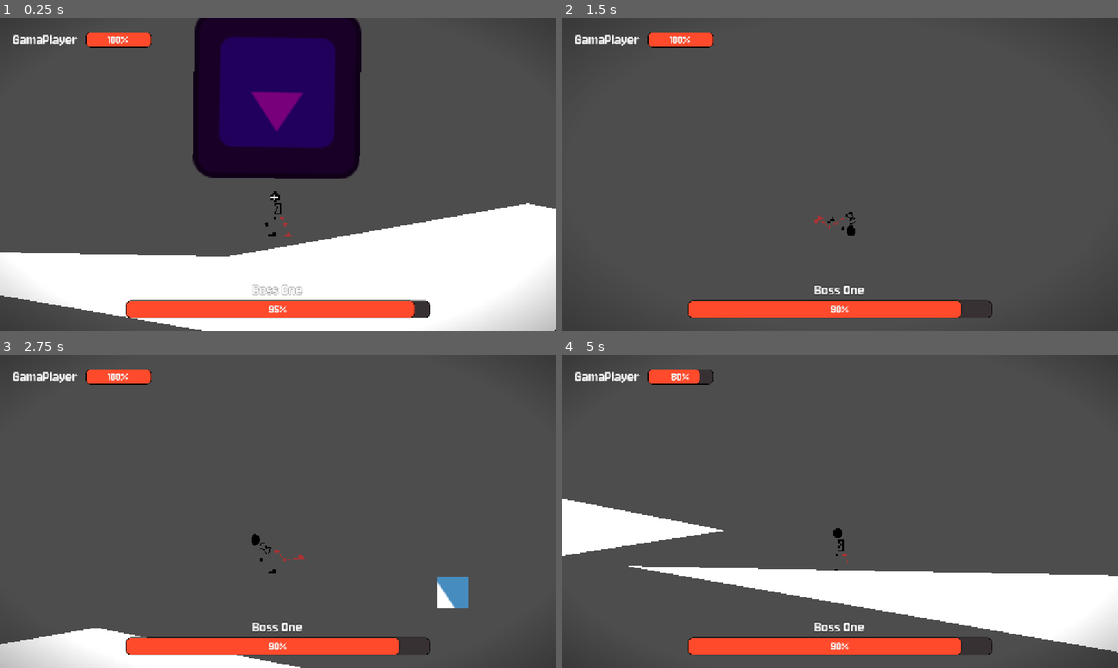
Above: before the commit, frames 1-4 (two rows, left to right).
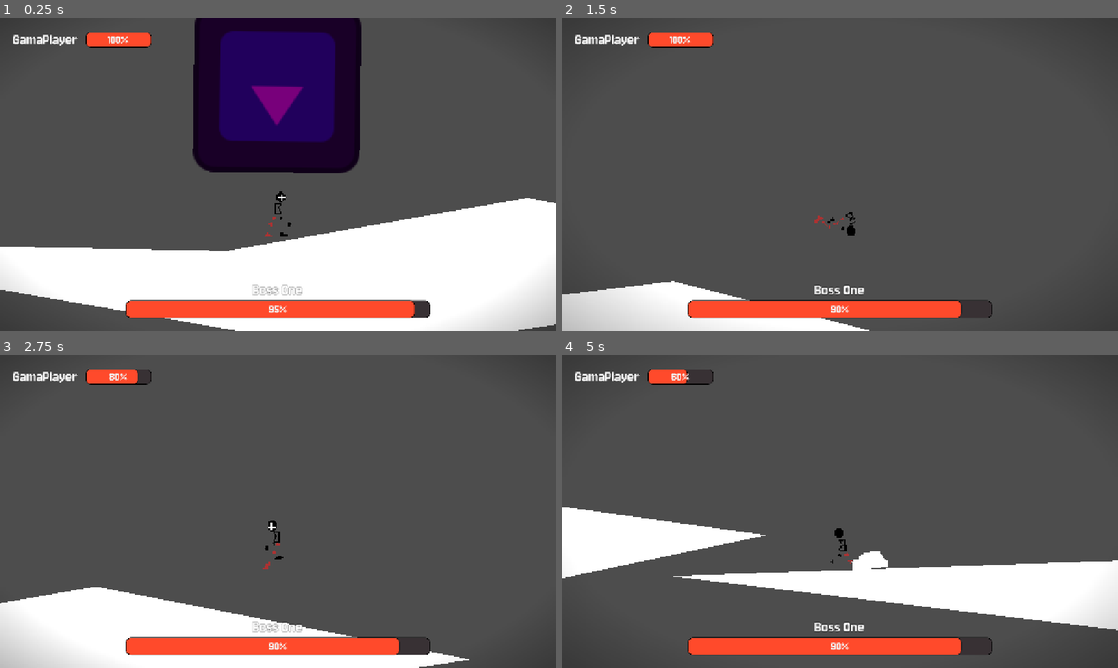
Above: after the commit, the same moments.

Repository: Jeremy-81/GamaBanda
Game: Godot game, scene res://scenes/boss_fight.tscn
Two runs of this game, one before a commit and one after it. Both use one fixed random seed, a clock stepped at 60 frames per second and the inputs below. The engine's default icon, where the game draws it, is replaced by a stand-in: a white triangle on a blue panel in a dark square.
Inputs:
- Up to frame 1 (0.25 s): no input
- Up to frame 2 (1.5 s): hold Space (jump) 0.53-1.28 s; hold D (go_right) from 0.53 s (still down); tap Shift (dash) at 1.35 s
- Up to frame 3 (2.75 s): tap Space (jump) at 1.52, 1.55, 1.82 s; release D (go_right) at 2.03 s; hold A (go_left) from 2.03 s (still down); hold Space (jump) from 2.03 s (still down)
- Up to frame 4 (5 s): release A (go_left) at 2.78 s; release Space (jump) at 2.78 s; hold D (go_right) 2.78-4.28 s; tap Shift (dash) at 2.85, 4.35 s; tap Space (jump) at 3.02, 3.05, 3.32, 4.52, 4.55, 4.82 s; hold Space (jump) 3.53-4.28 s; hold A (go_left) from 4.28 s (still down)

The runs differ from the first frame. In frame 1, 4.5% of the frame differs, in the area x 0-100%, y 0-100%; in frame 2, 4.6%; in frame 3, 8.3%, in the area x 0-85%, y 4-100%; in frame 4, 6.9%.

Commit message:
Added fall animation

Diff:
--- a/scenes/objects/hitbox/hitbox.gd
+++ b/scenes/objects/hitbox/hitbox.gd
@@ -1,3 +1,4 @@
+class_name Hitbox
 extends Area2D
 
 @export var entity: Node
--- /dev/null
+++ b/scenes/objects/hurtbox/hurtbox.gd
@@ -0,0 +1,25 @@
+extends Area2D
+
+@export var entity : Node;
+@export var damage : float;
+@export var hit_on_touch : bool = false;
+@export var is_player : bool = false;
+
+func _init():
+	if hit_on_touch:
+		#area_entered.connect(_hit_on_touch);
+		pass;
+	if is_player:
+		set_collision_layer_value(1, true);
+		set_collision_layer_value(1, true);
+	pass;
+
+#func deal_damage(damagable : Hitbox) -> void:
+	#if entity.has_method("take_damage"):
+		#entity.take_damage(amount);
+	#else:
+	#	push_error("No take_damage method in the called entity")
+
+#func _hit_on_touch():
+#	deal_damage
+#	pass;
--- /dev/null
+++ b/scenes/objects/hurtbox/hurtbox.tscn
@@ -0,0 +1,8 @@
+[gd_scene format=3 uid="uid://d2yx60hb2b6t"]
+
+[ext_resource type="Script" uid="uid://ct2ao5y04qtji" path="res://scenes/objects/hurtbox/hurtbox.gd" id="1_ufm6k"]
+
+[node name="Hurtbox" type="Area2D" unique_id=561438575]
+script = ExtResource("1_ufm6k")
+
+[node name="CollisionShape2D" type="CollisionShape2D" parent="." unique_id=599962975]
--- a/scenes/objects/player/player.gd
+++ b/scenes/objects/player/player.gd
@@ -15,7 +15,7 @@
 var has_jumped : bool = false;
 var in_coyote_time : bool = false;
 
-var gravity : float = 1800.0;
+var gravity : float = 2200.0;
 var jump_speed : float = 1200.0;
 
 var h_direction : float = 0.0;
--- a/scenes/objects/player/player.tscn
+++ b/scenes/objects/player/player.tscn
@@ -4,7 +4,9 @@
 [ext_resource type="Texture2D" uid="uid://dr0qawuq7wi86" path="res://assets/player/jump-Sheet 80x80.png" id="2_0a575"]
 [ext_resource type="Texture2D" uid="uid://c62574nyu5pg2" path="res://assets/player/roll-dash-Sheet 80x80.png" id="2_nkbs0"]
 [ext_resource type="PackedScene" uid="uid://v03j4dmf32so" path="res://scenes/objects/hitbox/hitbox.tscn" id="3_0a575"]
+[ext_resource type="Texture2D" uid="uid://0i4vxouppdl6" path="res://assets/player/speed-fall-Sheet 80x80.png" id="4_io36v"]
 [ext_resource type="Texture2D" uid="uid://bjhocqn3kj700" path="res://assets/player/run-Sheet 80x80.png" id="4_wim6f"]
+[ext_resource type="PackedScene" uid="uid://d2yx60hb2b6t" path="res://scenes/objects/hurtbox/hurtbox.tscn" id="5_gmdvr"]
 
 [sub_resource type="AtlasTexture" id="AtlasTexture_g65c7"]
 atlas = ExtResource("2_nkbs0")
@@ -45,6 +47,38 @@
 [sub_resource type="AtlasTexture" id="AtlasTexture_5t4rm"]
 atlas = ExtResource("2_0a575")
 region = Rect2(80, 0, 80, 80)
+
+[sub_resource type="AtlasTexture" id="AtlasTexture_p6mts"]
+atlas = ExtResource("4_io36v")
+region = Rect2(0, 0, 80, 80)
+
+[sub_resource type="AtlasTexture" id="AtlasTexture_obp0u"]
+atlas = ExtResource("4_io36v")
+region = Rect2(80, 0, 80, 80)
+
+[sub_resource type="AtlasTexture" id="AtlasTexture_w3xsa"]
+atlas = ExtResource("4_io36v")
+region = Rect2(160, 0, 80, 80)
+
+[sub_resource type="AtlasTexture" id="AtlasTexture_l4xa5"]
+atlas = ExtResource("4_io36v")
+region = Rect2(240, 0, 80, 80)
+
+[sub_resource type="AtlasTexture" id="AtlasTexture_7ovy6"]
+atlas = ExtResource("4_io36v")
+region = Rect2(320, 0, 80, 80)
+
+[sub_resource type="AtlasTexture" id="AtlasTexture_51wug"]
+atlas = ExtResource("4_io36v")
+region = Rect2(400, 0, 80, 80)
+
+[sub_resource type="AtlasTexture" id="AtlasTexture_j0ia0"]
+atlas = ExtResource("4_io36v")
+region = Rect2(480, 0, 80, 80)
+
+[sub_resource type="AtlasTexture" id="AtlasTexture_3o2k0"]
+atlas = ExtResource("2_0a575")
+region = Rect2(560, 0, 80, 80)
 
 [sub_resource type="AtlasTexture" id="AtlasTexture_nkbs0"]
 atlas = ExtResource("2_0a575")
@@ -157,6 +191,45 @@
 "speed": 1.0
 }, {
 "frames": [{
+"duration": 1.0,
+"texture": SubResource("AtlasTexture_p6mts")
+}, {
+"duration": 0.5,
+"texture": SubResource("AtlasTexture_obp0u")
+}, {
+"duration": 1.0,
+"texture": SubResource("AtlasTexture_w3xsa")
+}],
+"loop": true,
+"name": &"fall_impulse",
+"speed": 12.0
+}, {
+"frames": [{
+"duration": 1.0,
+"texture": SubResource("AtlasTexture_l4xa5")
+}, {
+"duration": 1.0,
+"texture": SubResource("AtlasTexture_7ovy6")
+}, {
+"duration": 1.0,
+"texture": SubResource("AtlasTexture_51wug")
+}, {
+"duration": 1.0,
+"texture": SubResource("AtlasTexture_j0ia0")
+}],
+"loop": true,
+"name": &"falling_fast",
+"speed": 12.0
+}, {
+"frames": [{
+"duration": 1.0,
+"texture": SubResource("AtlasTexture_3o2k0")
+}],
+"loop": true,
+"name": &"falling_normal",
+"speed": 12.0
+}, {
+"frames": [{
 "duration": 0.2,
 "texture": SubResource("AtlasTexture_nkbs0")
 }, {
@@ -180,19 +253,24 @@
 }, {
 "duration": 1.0,
 "texture": SubResource("AtlasTexture_vwou5")
-}, {
-"duration": 1.0,
-"texture": SubResource("AtlasTexture_qfccq")
-}, {
-"duration": 1.0,
-"texture": SubResource("AtlasTexture_ejlqc")
-}, {
-"duration": 1.0,
-"texture": SubResource("AtlasTexture_rp72t")
 }],
 "loop": true,
 "name": &"jump",
 "speed": 12.0
+}, {
+"frames": [{
+"duration": 0.6,
+"texture": SubResource("AtlasTexture_qfccq")
+}, {
+"duration": 0.8,
+"texture": SubResource("AtlasTexture_ejlqc")
+}, {
+"duration": 1.0,
+"texture": SubResource("AtlasTexture_rp72t")
+}],
+"loop": true,
+"name": &"land",
+"speed": 6.0
 }, {
 "frames": [{
 "duration": 1.0,
@@ -264,6 +342,18 @@
 "update": 1,
 "values": [false]
 }
+tracks/1/type = "value"
+tracks/1/imported = false
+tracks/1/enabled = true
+tracks/1/path = NodePath("AnimatedSprite:animation")
+tracks/1/interp = 1
+tracks/1/loop_wrap = true
+tracks/1/keys = {
+"times": PackedFloat32Array(0),
+"transitions": PackedFloat32Array(1),
+"update": 1,
+"values": [&"run"]
+}
 
 [sub_resource type="Animation" id="Animation_dvfu2"]
 resource_name = "dash"
@@ -281,6 +371,52 @@
 "values": [&"dash"]
 }
 
+[sub_resource type="Animation" id="Animation_qfccq"]
+resource_name = "fall_impulse"
+length = 0.2083
+tracks/0/type = "value"
+tracks/0/imported = false
+tracks/0/enabled = true
+tracks/0/path = NodePath("AnimatedSprite:animation")
+tracks/0/interp = 1
+tracks/0/loop_wrap = true
+tracks/0/keys = {
+"times": PackedFloat32Array(0),
+"transitions": PackedFloat32Array(1),
+"update": 1,
+"values": [&"fall_impulse"]
+}
+
+[sub_resource type="Animation" id="Animation_ejlqc"]
+resource_name = "falling_fast"
+tracks/0/type = "value"
+tracks/0/imported = false
+tracks/0/enabled = true
+tracks/0/path = NodePath("AnimatedSprite:animation")
+tracks/0/interp = 1
+tracks/0/loop_wrap = true
+tracks/0/keys = {
+"times": PackedFloat32Array(0),
+"transitions": PackedFloat32Array(1),
+"update": 1,
+"values": [&"falling_fast"]
+}
+
+[sub_resource type="Animation" id="Animation_vwou5"]
+resource_name = "falling_normal"
+tracks/0/type = "value"
+tracks/0/imported = false
+tracks/0/enabled = true
+tracks/0/path = NodePath("AnimatedSprite:animation")
+tracks/0/interp = 1
+tracks/0/loop_wrap = true
+tracks/0/keys = {
+"times": PackedFloat32Array(0),
+"transitions": PackedFloat32Array(1),
+"update": 1,
+"values": [&"falling_normal"]
+}
+
 [sub_resource type="Animation" id="Animation_bdcal"]
 resource_name = "idle"
 tracks/0/type = "value"
@@ -298,7 +434,7 @@
 
 [sub_resource type="Animation" id="Animation_io36v"]
 resource_name = "jump"
-length = 0.6417
+length = 0.45
 tracks/0/type = "value"
 tracks/0/imported = false
 tracks/0/enabled = true
@@ -310,6 +446,22 @@
 "transitions": PackedFloat32Array(1),
 "update": 1,
 "values": [&"jump"]
+}
+
+[sub_resource type="Animation" id="Animation_g65c7"]
+resource_name = "land"
+length = 0.4
+tracks/0/type = "value"
+tracks/0/imported = false
+tracks/0/enabled = true
+tracks/0/path = NodePath("AnimatedSprite:animation")
+tracks/0/interp = 1
+tracks/0/loop_wrap = true
+tracks/0/keys = {
+"times": PackedFloat32Array(0),
+"transitions": PackedFloat32Array(1),
+"update": 1,
+"values": [&"land"]
 }
 
 [sub_resource type="Animation" id="Animation_ponut"]
@@ -363,8 +515,12 @@
 _data = {
 &"RESET": SubResource("Animation_nkbs0"),
 &"dash": SubResource("Animation_dvfu2"),
+&"fall_impulse": SubResource("Animation_qfccq"),
+&"falling_fast": SubResource("Animation_ejlqc"),
+&"falling_normal": SubResource("Animation_vwou5"),
 &"idle": SubResource("Animation_bdcal"),
 &"jump": SubResource("Animation_io36v"),
+&"land": SubResource("Animation_g65c7"),
 &"run": SubResource("Animation_ponut"),
 &"turn_left": SubResource("Animation_wim6f"),
 &"turn_right": SubResource("Animation_gmdvr")
@@ -376,9 +532,6 @@
 
 [sub_resource type="AnimationNodeAnimation" id="AnimationNodeAnimation_dvfu2"]
 animation = &"dash"
-
-[sub_resource type="AnimationNodeAnimation" id="AnimationNodeAnimation_wim6f"]
-animation = &"jump"
 
 [sub_resource type="AnimationNodeOneShot" id="AnimationNodeOneShot_vwou5"]
 filter_enabled = true
@@ -396,6 +549,40 @@
 blend_point_1/node = SubResource("AnimationNodeAnimation_gmdvr")
 blend_point_1/pos = 1.0
 blend_mode = 1
+
+[sub_resource type="AnimationNodeAnimation" id="AnimationNodeAnimation_qfccq"]
+animation = &"fall_impulse"
+
+[sub_resource type="AnimationNodeAnimation" id="AnimationNodeAnimation_ejlqc"]
+animation = &"falling_fast"
+
+[sub_resource type="AnimationNodeAnimation" id="AnimationNodeAnimation_rp72t"]
+animation = &"land"
+
+[sub_resource type="AnimationNodeStateMachineTransition" id="AnimationNodeStateMachineTransition_g65c7"]
+advance_mode = 2
+
+[sub_resource type="AnimationNodeStateMachineTransition" id="AnimationNodeStateMachineTransition_japq8"]
+switch_mode = 2
+advance_mode = 2
+
+[sub_resource type="AnimationNodeStateMachineTransition" id="AnimationNodeStateMachineTransition_absnx"]
+advance_mode = 2
+advance_condition = &"landed"
+
+[sub_resource type="AnimationNodeStateMachineTransition" id="AnimationNodeStateMachineTransition_a2h7i"]
+switch_mode = 2
+advance_mode = 2
+
+[sub_resource type="AnimationNodeStateMachine" id="AnimationNodeStateMachine_ejlqc"]
+states/Start/position = Vector2(211, 82)
+states/fall_impulse/node = SubResource("AnimationNodeAnimation_qfccq")
+states/fall_impulse/position = Vector2(376, 74)
+states/falling_fast/node = SubResource("AnimationNodeAnimation_ejlqc")
+states/falling_fast/position = Vector2(606, 55)
+states/land/node = SubResource("AnimationNodeAnimation_rp72t")
+states/land/position = Vector2(743, 72)
+transitions = ["Start", "fall_impulse", SubResource("AnimationNodeStateMachineTransition_g65c7"), "fall_impulse", "falling_fast", SubResource("AnimationNodeStateMachineTransition_japq8"), "falling_fast", "land", SubResource("AnimationNodeStateMachineTransition_absnx"), "land", "End", SubResource("AnimationNodeStateMachineTransition_a2h7i")]
 
 [sub_resource type="AnimationNodeOneShot" id="AnimationNodeOneShot_gmdvr"]
 filter_enabled = true
@@ -419,24 +606,61 @@
 blend_point_2/pos = -0.1
 blend_mode = 1
 
+[sub_resource type="AnimationNodeAnimation" id="AnimationNodeAnimation_vwou5"]
+animation = &"falling_normal"
+
+[sub_resource type="AnimationNodeAnimation" id="AnimationNodeAnimation_absnx"]
+animation = &"jump"
+
+[sub_resource type="AnimationNodeAnimation" id="AnimationNodeAnimation_a2h7i"]
+animation = &"land"
+
+[sub_resource type="AnimationNodeStateMachineTransition" id="AnimationNodeStateMachineTransition_nqkks"]
+advance_mode = 2
+
+[sub_resource type="AnimationNodeStateMachineTransition" id="AnimationNodeStateMachineTransition_8bans"]
+switch_mode = 2
+advance_mode = 2
+
+[sub_resource type="AnimationNodeStateMachineTransition" id="AnimationNodeStateMachineTransition_jxhie"]
+break_loop_at_end = true
+advance_mode = 2
+advance_condition = &"landed"
+
+[sub_resource type="AnimationNodeStateMachineTransition" id="AnimationNodeStateMachineTransition_qfccq"]
+switch_mode = 2
+advance_mode = 2
+
+[sub_resource type="AnimationNodeStateMachine" id="AnimationNodeStateMachine_vx2qb"]
+states/Start/position = Vector2(198, 100)
+states/falling_normal/node = SubResource("AnimationNodeAnimation_vwou5")
+states/falling_normal/position = Vector2(542, 99)
+states/jump/node = SubResource("AnimationNodeAnimation_absnx")
+states/jump/position = Vector2(362, 95)
+states/land/node = SubResource("AnimationNodeAnimation_a2h7i")
+states/land/position = Vector2(716, 95)
+transitions = ["Start", "jump", SubResource("AnimationNodeStateMachineTransition_nqkks"), "land", "End", SubResource("AnimationNodeStateMachineTransition_8bans"), "falling_normal", "land", SubResource("AnimationNodeStateMachineTransition_jxhie"), "jump", "falling_normal", SubResource("AnimationNodeStateMachineTransition_qfccq")]
+
 [sub_resource type="AnimationNodeBlendTree" id="AnimationNodeBlendTree_bdcal"]
-graph_offset = Vector2(-584.8584, 18.72744)
-nodes/output/position = Vector2(540, 140)
+graph_offset = Vector2(-387.36435, 18.985031)
+nodes/output/position = Vector2(820, 140)
 nodes/Direction/node = SubResource("AnimationNodeBlendSpace1D_gmdvr")
 nodes/Direction/position = Vector2(-840, 160)
-nodes/Jump/node = SubResource("AnimationNodeOneShot_gmdvr")
-nodes/Jump/position = Vector2(20, 140)
-nodes/Animation/node = SubResource("AnimationNodeAnimation_wim6f")
-nodes/Animation/position = Vector2(-200, 460)
+"nodes/Animation 2/node" = SubResource("AnimationNodeAnimation_dvfu2")
+"nodes/Animation 2/position" = Vector2(140, 480)
+nodes/StateMachine/node = SubResource("AnimationNodeStateMachine_vx2qb")
+nodes/StateMachine/position = Vector2(-220, 460)
 nodes/Add2/node = SubResource("AnimationNodeAdd2_nkbs0")
 nodes/Add2/position = Vector2(-220, 140)
 nodes/Movement/node = SubResource("AnimationNodeBlendSpace1D_dvfu2")
 nodes/Movement/position = Vector2(-840, 400)
 nodes/Dash/node = SubResource("AnimationNodeOneShot_vwou5")
-nodes/Dash/position = Vector2(340, 140)
-"nodes/Animation 2/node" = SubResource("AnimationNodeAnimation_dvfu2")
-"nodes/Animation 2/position" = Vector2(140, 480)
-node_connections = [&"output", 0, &"Dash", &"Jump", 0, &"Add2", &"Jump", 1, &"Animation", &"Add2", 0, &"Direction", &"Add2", 1, &"Movement", &"Dash", 0, &"Jump", &"Dash", 1, &"Animation 2"]
+nodes/Dash/position = Vector2(320, 160)
+nodes/Jump/node = SubResource("AnimationNodeOneShot_gmdvr")
+nodes/Jump/position = Vector2(40, 140)
+nodes/FastFall/node = SubResource("AnimationNodeStateMachine_ejlqc")
+nodes/FastFall/position = Vector2(480, 520)
+node_connections = [&"output", 0, &"Dash", &"Add2", 0, &"Direction", &"Add2", 1, &"Movement", &"Dash", 0, &"Jump", &"Dash", 1, &"Animation 2", &"Jump", 0, &"Add2", &"Jump", 1, &"StateMachine"]
 
 [sub_resource type="RectangleShape2D" id="RectangleShape2D_0a575"]
 size = Vector2(80, 131)
@@ -450,14 +674,12 @@
 sprite_frames = SubResource("SpriteFrames_g65c7")
 animation = &"run"
 autoplay = "default"
-frame_progress = 0.9769773
+frame_progress = 0.08054538
 
 [node name="CollisionShape2D" type="CollisionShape2D" parent="." unique_id=1364101473]
 shape = SubResource("CapsuleShape2D_g10m2")
 
-[node name="Hurtbox" type="Area2D" parent="." unique_id=2067084583]
-
-[node name="CollisionShape2D" type="CollisionShape2D" parent="Hurtbox" unique_id=1155637641]
+[node name="Hurtbox" parent="." unique_id=561438575 instance=ExtResource("5_gmdvr")]
 
 [node name="CameraTransform" type="RemoteTransform2D" parent="." unique_id=1222825734]
 position = Vector2(0, -76)
@@ -493,15 +715,17 @@
 [node name="AnimationTree" type="AnimationTree" parent="." unique_id=1704876674]
 libraries/ = SubResource("AnimationLibrary_io36v")
 tree_root = SubResource("AnimationNodeBlendTree_bdcal")
-parameters/Direction/blend_position = -0.482
+parameters/Direction/blend_position = 1.18
+parameters/StateMachine/conditions/landed = false
+parameters/Add2/add_amount = 1.0
+parameters/Movement/blend_position = 0.389
+parameters/Dash/active = false
+parameters/Dash/internal_active = false
+parameters/Dash/request = 0
 parameters/Jump/active = false
 parameters/Jump/internal_active = false
 parameters/Jump/request = 0
-parameters/Add2/add_amount = 1.0
-parameters/Movement/blend_position = 0.691
-parameters/Dash/active = false
-parameters/Dash/internal_active = false
-parameters/Dash/request = 0
+parameters/FastFall/conditions/landed = false
 
 [node name="Hitbox" parent="." unique_id=487133279 node_paths=PackedStringArray("entity") instance=ExtResource("3_0a575")]
 collision_layer = 2
Binary file added: assets/player/speed-fall-Sheet 80x80.png
Not shown, added: assets/player/speed-fall-Sheet 80x80.png.import
Not shown, added: scenes/objects/hurtbox/hurtbox.gd.uid
